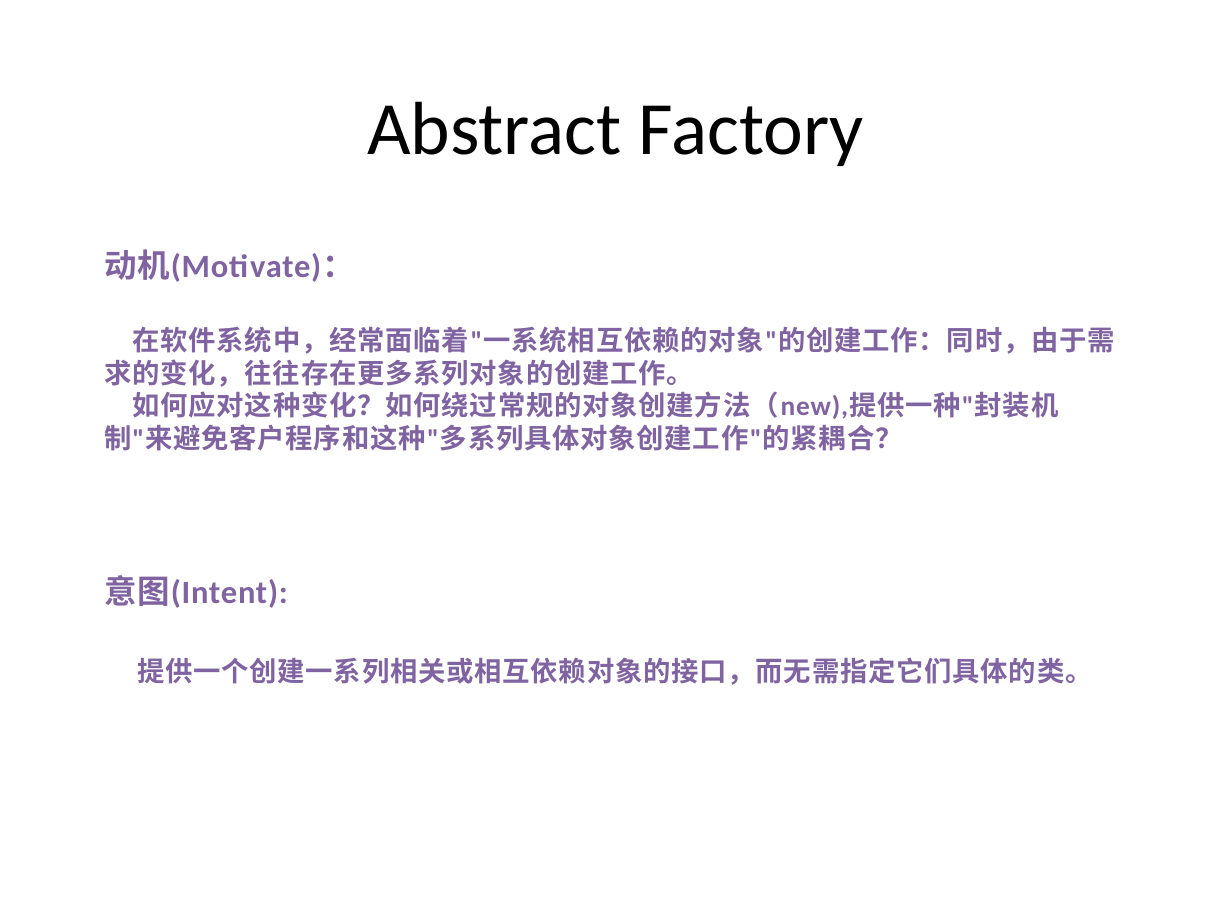
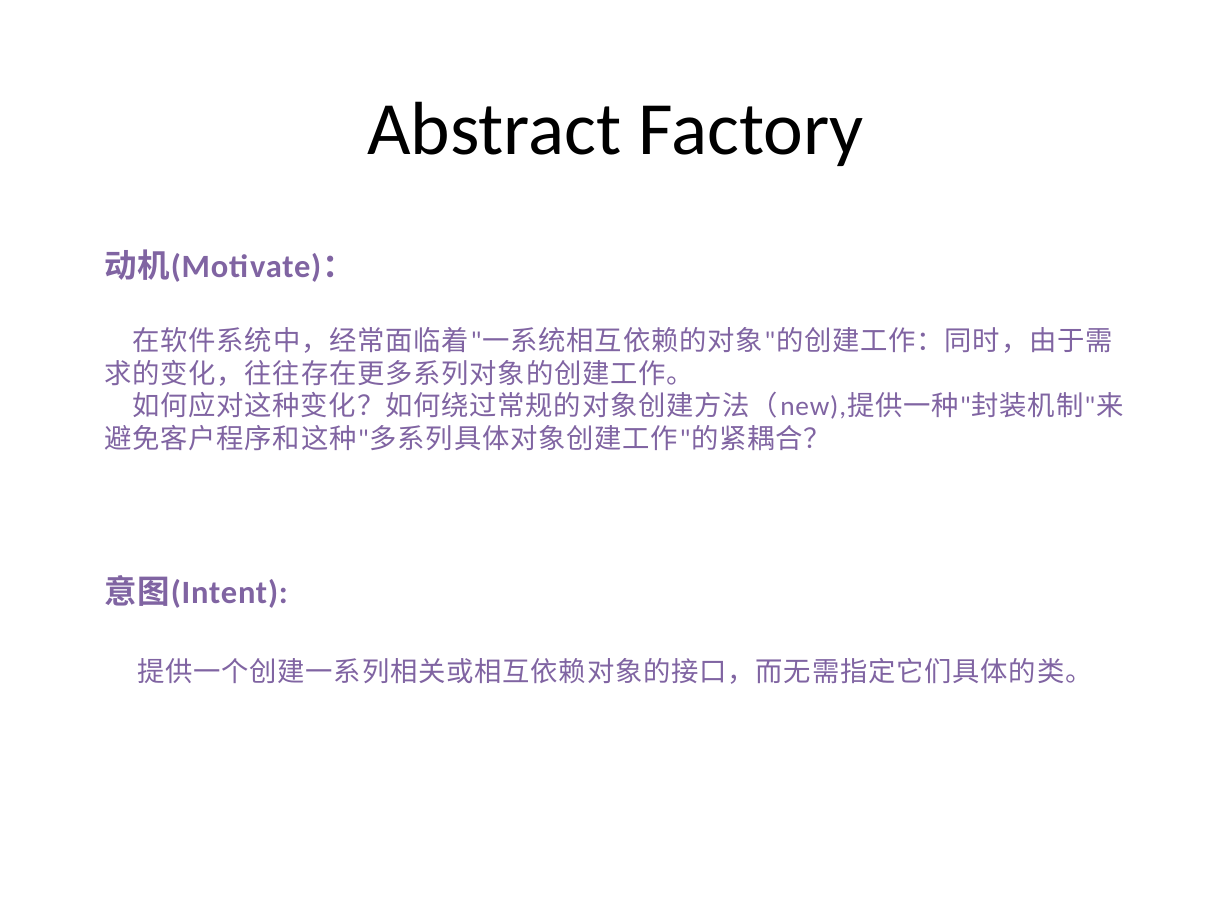
Before and after one commit to PlumpMath/DesignPattern-956, a slide deck: slide 28 of _Doc/Design Pattern (C#) - Part 1.pptx (slide 27 before the commit). Drawn at 1232x924 pixels with LibreOffice and Linux fonts; fonts in the diff are those of the drawing. Boxes give left, top, right and bottom in pixels: in the first picture for what was removed or moved away, otherwise in the second. Text is boxed around its words. In the diff, an @@ line names an element or a change of style, - is before the commit and + after.

```diff
--- a/_Doc/Design Pattern (C#) - Part 1.pptx
+++ b/_Doc/Design Pattern (C#) - Part 1.pptx
@@ text at <box>104,327,1124,684</box>: bold off in "在软件系统中，经常面临着"一系统相互依赖的对象"的创建工作：同时，由于需求的变化，往往存在更多系列对象的创建工作。", "如何应对这种变化？如何绕过常规的对象创建方法（new),提供一种"封装机制"来避免客户程序和这种"多系列具体对象创建工作 ...", "提供一个创建一系列相关或相互依赖对象的接口，而无需指定它们具体的类。" @@
```
Also in this commit, not shown: 4 other slides changed, 1 slide added, 9 slides removed.
